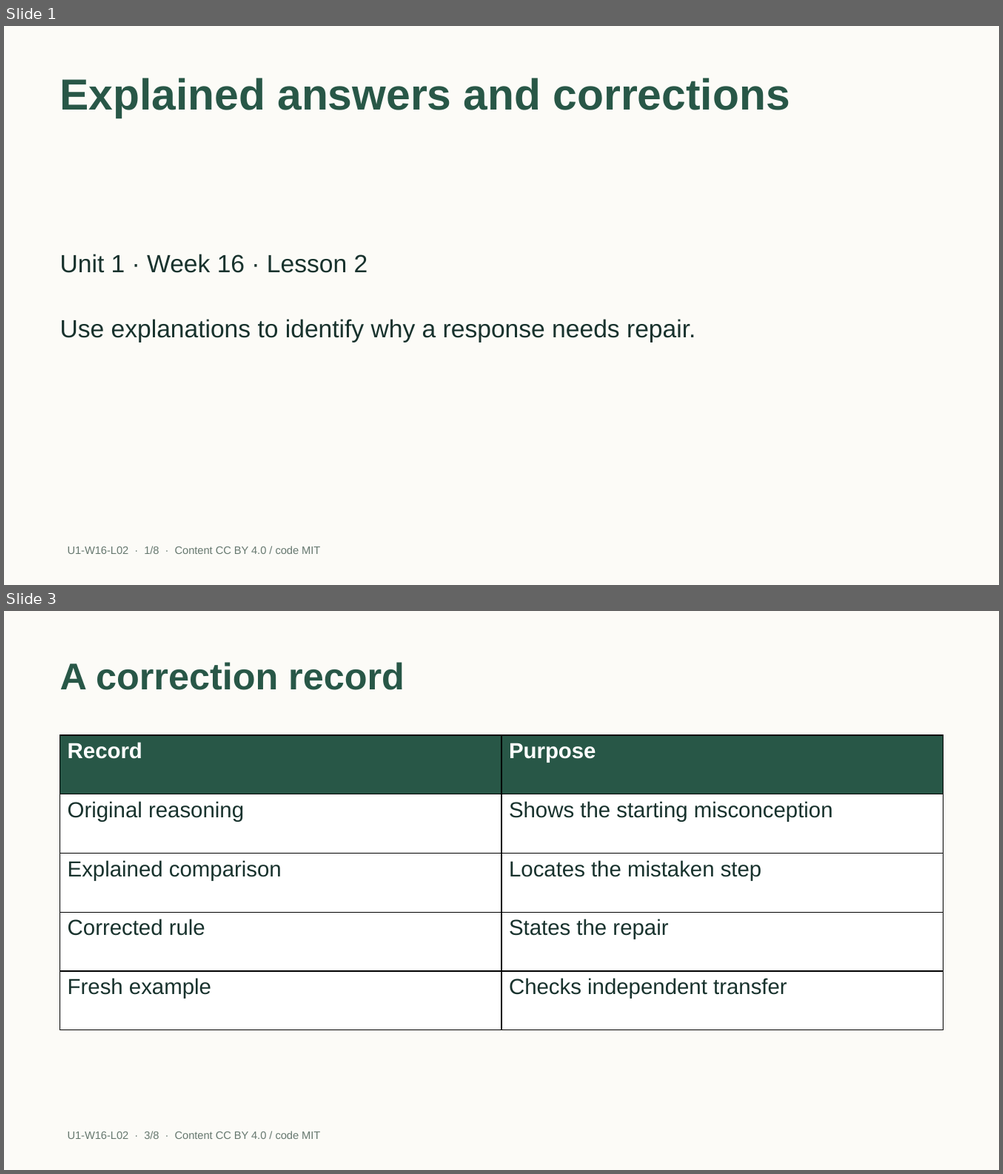
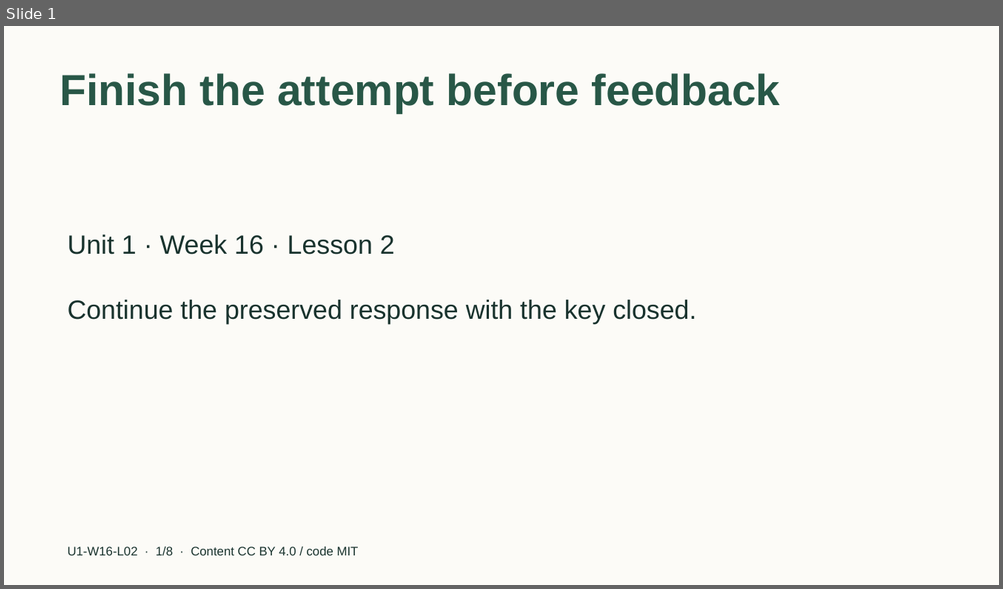
Before and after one commit to EdugenIO/cs-atar-textbook, a slide deck: dist/slides/u1-w16-l02.pptx. Shown one above the other, each under a label of ours: slides 1 and 3 before the commit, slide 1 after it; the slides between them are not shown. The pictures are 1003x1174 and 1003x589 pixels, drawn with LibreOffice and Linux fonts; fonts in the diff are those of the drawing. Boxes give left, top, right and bottom in pixels: in the first picture for what was removed or moved away, otherwise in the second. Text is boxed around its words. In the diff, an @@ line names an element or a change of style, - is before the commit and + after.

```diff
--- a/dist/slides/u1-w16-l02.pptx
+++ b/dist/slides/u1-w16-l02.pptx
@@ slide 3 removed at [4,611,999,1170], background #FCFBF7 @@
@@ title removed at [60,662,404,690] @@
-A correction record
@@ table removed at [60,735,943,1031], 5 rows, 2 columns @@
-Record | Purpose
-Original reasoning | Shows the starting misconception
-Explained comparison | Locates the mistaken step
-Corrected rule | States the repair
-Fresh example | Checks independent transfer
@@ text removed at [68,1131,320,1139] @@
-U1-W16-L02 · 3/8 · Content CC BY 4.0 / code MIT
@@ slide 1 changed as well @@
@@ title at [60,73,780,113]: text changed @@
-Explained answers and corrections
+Finish the attempt before feedback
@@ text "Unit 1 · Week 16 ..." at [68,235,395,255]: size 24 to 25.5 pt; vertical alignment middle to top @@
@@ text "Continue the preserved response with ..." at [68,300,696,324]: vertical alignment middle to top @@
@@ text at [68,300,696,324]: text changed; size 24 to 25.5 pt @@
-Use explanations to identify why a response needs repair.
+Continue the preserved response with the key closed.
@@ text "U1-W16-L02 · 1/8 · Content ..." at [68,547,358,556]: size 10.5 to 12 pt, text colour #66786F to #18322D @@
```
Also in this commit, not shown: 2 other slides changed, 5 slides added, 4 other slides removed, 40 other files.
